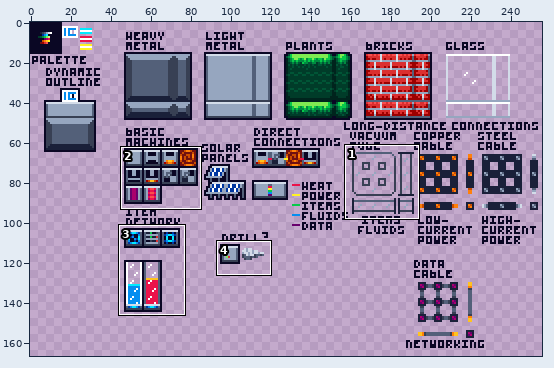
Two versions of one pixel-art file, art-experiments.ase. The first picture is a wide view before the edit; the outline marks the close-up.
Close-up. First the earlier version:
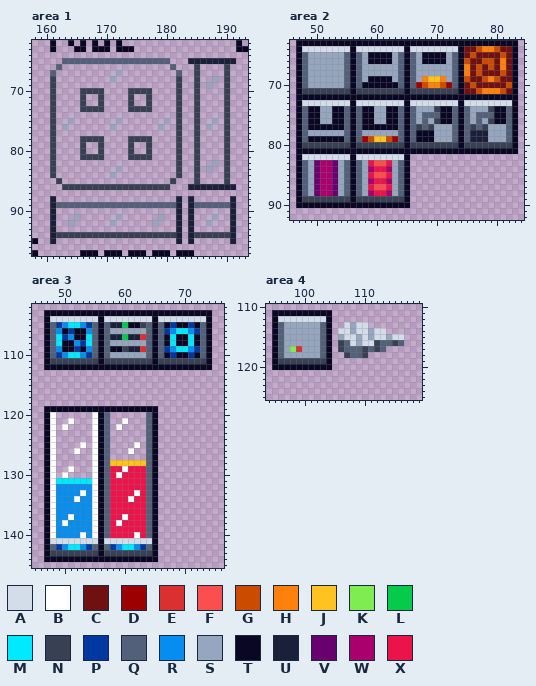
256x256 pixels, 1 frame. Shown: area 1: x 158..193, y 62..97; area 2: x 46..84, y 63..92; area 3: x 45..76, y 102..145; area 4: x 94..119, y 110..125. The wide view leaves out empty margins. The commit also changed other parts of the picture, which this record leaves out.
Palette (. is transparent): A #d3dce9  B #ffffff  C #701010  D #9c0000  E #db3030  F #fb4e4e  G #cb4c00  H #ff800a  J #ffc31f  K #7fec52  L #06ca4a  M #00eaff  N #384054  P #0038a1  Q #536079  R #058ef0  S #96a6bf  T #0a0724  U #1a2039  V #68006d  W #aa006d  X #eb134a
Now the later version:
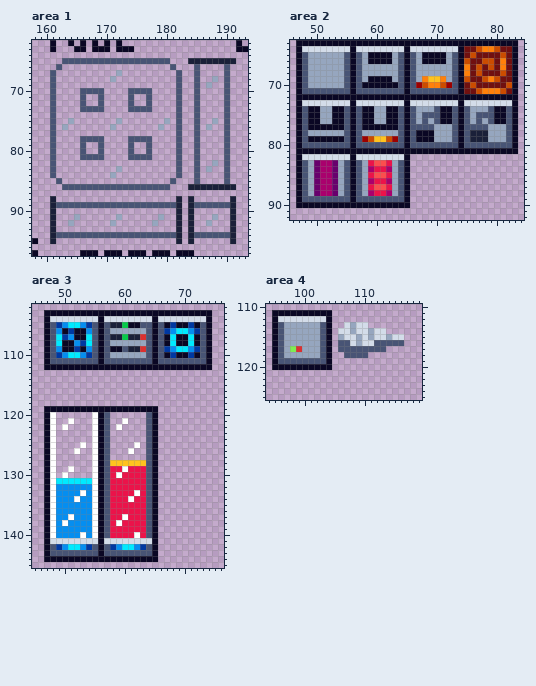
From old to new:
Colour Q changes from #536079 to #485475.
Area 1:
Colour Q replaces colour N in rows 66 to 67 at x 185 and 190; in rows 68 to 69 at x 161, 182, 185 and 190; in row 70 at x 161, 166 to 169, 174 to 177, 182, 185 and 190; in rows 71 to 72 at x 161, 166, 169, 174, 177, 182, 185 and 190; in row 73 at x 161, 166 to 169, 174 to 177, 182, 185 and 190; in rows 74 to 77 at x 161, 182, 185 and 190.
Colour Q replaces colour N in row 78 at x 161, 166 to 169, 174 to 177, 182, 185 and 190; in rows 79 to 80 at x 161, 166, 169, 174, 177, 182, 185 and 190; in row 81 at x 161, 166 to 169, 174 to 177, 182, 185 and 190; in rows 82 to 84 at x 161, 182, 185 and 190; in row 85 at x 162, 181, 185 and 190; in row 86 at x 163 to 180.
Colour Q replaces colour N in row 94 at x 162 to 181 and 185 to 190.
Area 2:
Colour Q replaces colour N in row 71 at x 48 to 55, 57 to 64 and 66 to 73; in row 74 at x 70 and 79; in row 76 at x 70 and 79; in row 77 at x 67, 69, 76 and 78; in row 80 at x 48 to 55, 57 to 64, 66 to 73 and 75 to 82; in row 89 at x 48 to 55 and 57 to 64.
Area 3:
Colour Q replaces colour N in row 105 at x 63; in row 109 at x 60; in row 111 at x 48 to 55, 57 to 64 and 66 to 73; in row 143 at x 48 to 55 and 57 to 64.
Area 4:
Colour Q replaces colour N in row 116 at x 106, 112 and 115; in row 117 at x 106, 110 and 112; in row 118 at x 107 and 110; in row 119 at x 96 to 103.
Boxes around the changes in both close-ups, in picture pixels (x1, y1, x2, y2):
changed: (50, 58, 230, 238)
changed: (302, 52, 512, 202)
changed: (50, 322, 206, 364)
changed: (50, 412, 152, 556)
changed: (278, 322, 404, 364)
